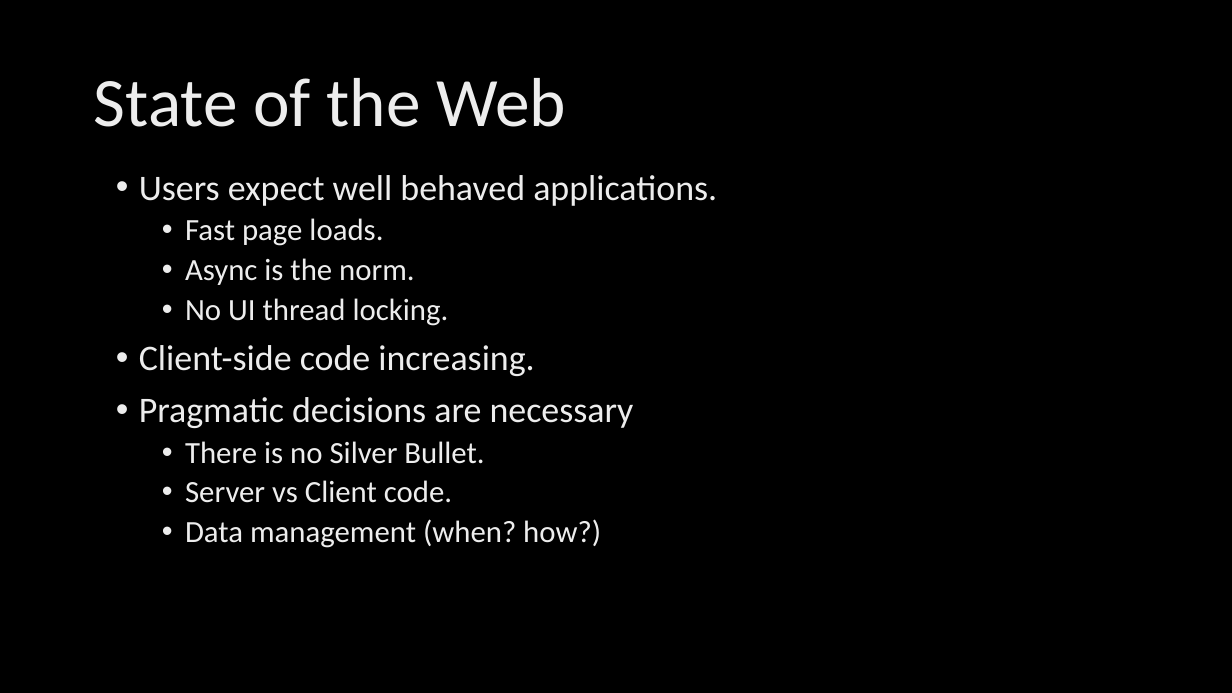
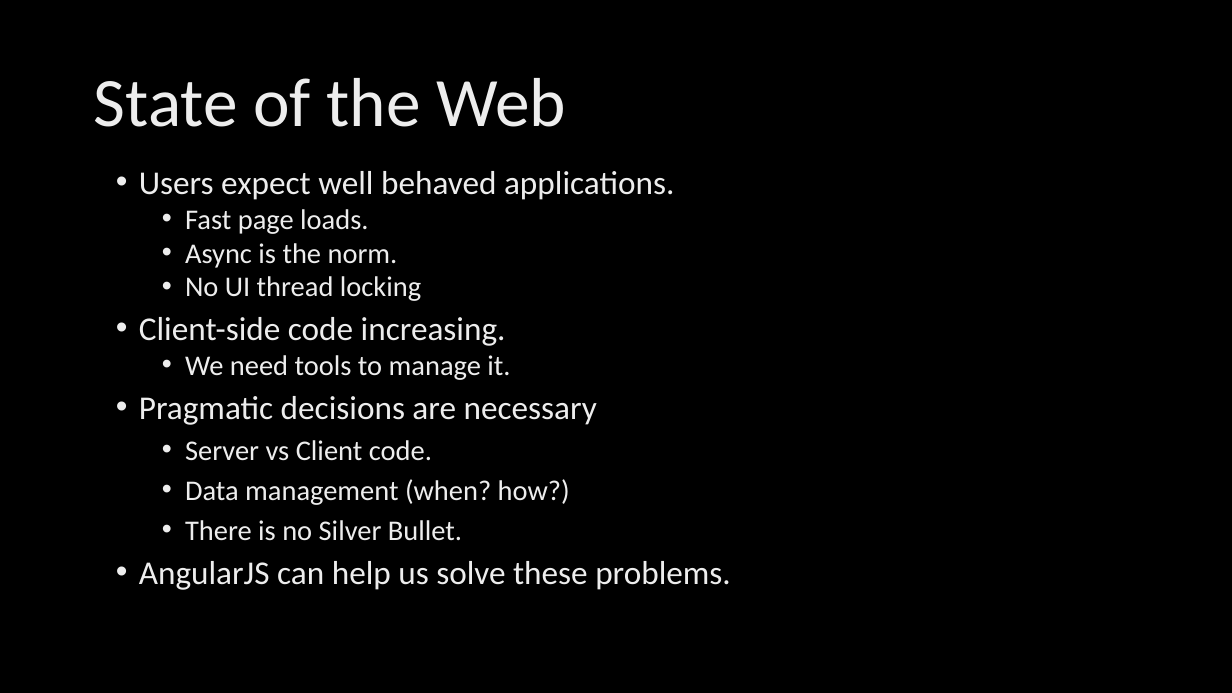
Before and after one commit to ryanlangton/angularjs-mvc, a slide deck: slide 4 of AngularJSdotNet.pptx. Drawn at 1232x693 pixels with LibreOffice and Linux fonts; fonts in the diff are those of the drawing; background and template pictures are left out. Boxes give left, top, right and bottom in pixels: in the first picture for what was removed or moved away, otherwise in the second. Text is boxed around its words. In the diff, an @@ line names an element or a change of style, - is before the commit and + after.

```diff
--- a/AngularJSdotNet.pptx
+++ b/AngularJSdotNet.pptx
@@ text at [139,171,674,505]: size 28 to 25.9 pt in "Users expect well behaved applications.", "Client-side code increasing.", "Pragmatic decisions are necessary"; size 24 to 22.2 pt in "Fast page loads.", "Async is the norm.", "Server vs Client code.", "Data management (when? how?)"; line spacing 0.9 to 0.8; list level 1 to 2 in "Pragmatic decisions are necessary"; list level 2 to 3 in "Server vs Client code."; list level 2 to 3 in "Data management (when? how?)" @@
@@ text at [185,276,421,301]: text changed; size 24 to 22.2 pt @@
-  • No UI thread locking.
+  • No UI thread locking
@@ text at [185,355,510,380]: paragraph added @@
+  • We need tools to manage it.
@@ text at [185,441,484,464]: paragraph removed @@
-  • There is no Silver Bullet.
@@ text at [139,520,731,590]: paragraphs added @@
+    • There is no Silver Bullet.
+  • AngularJS can help us solve these problems.
```
Also in this commit, not shown: 17 other slides changed, 14 slides added, 6 slides removed, 35 other files.
